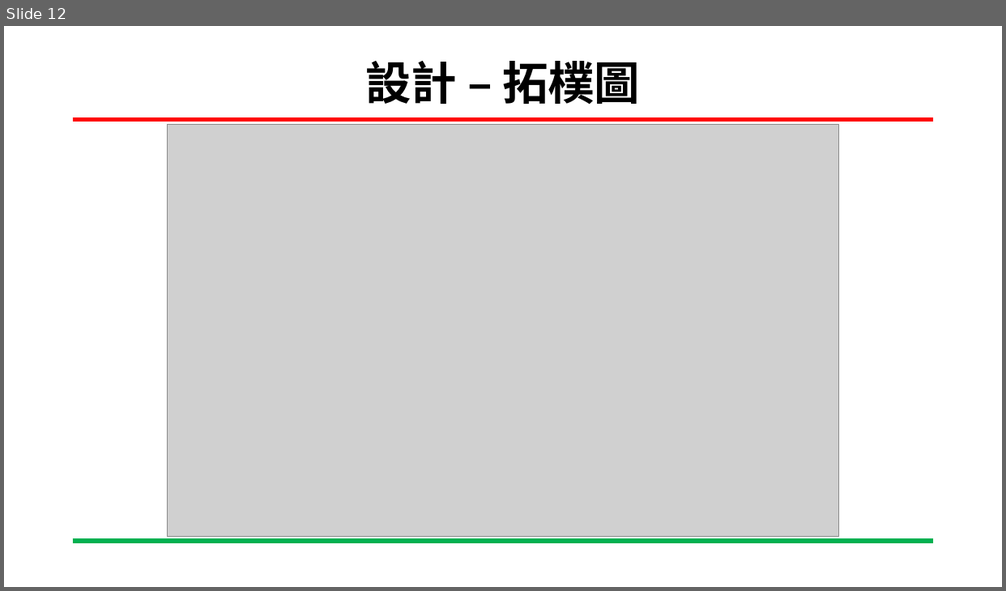
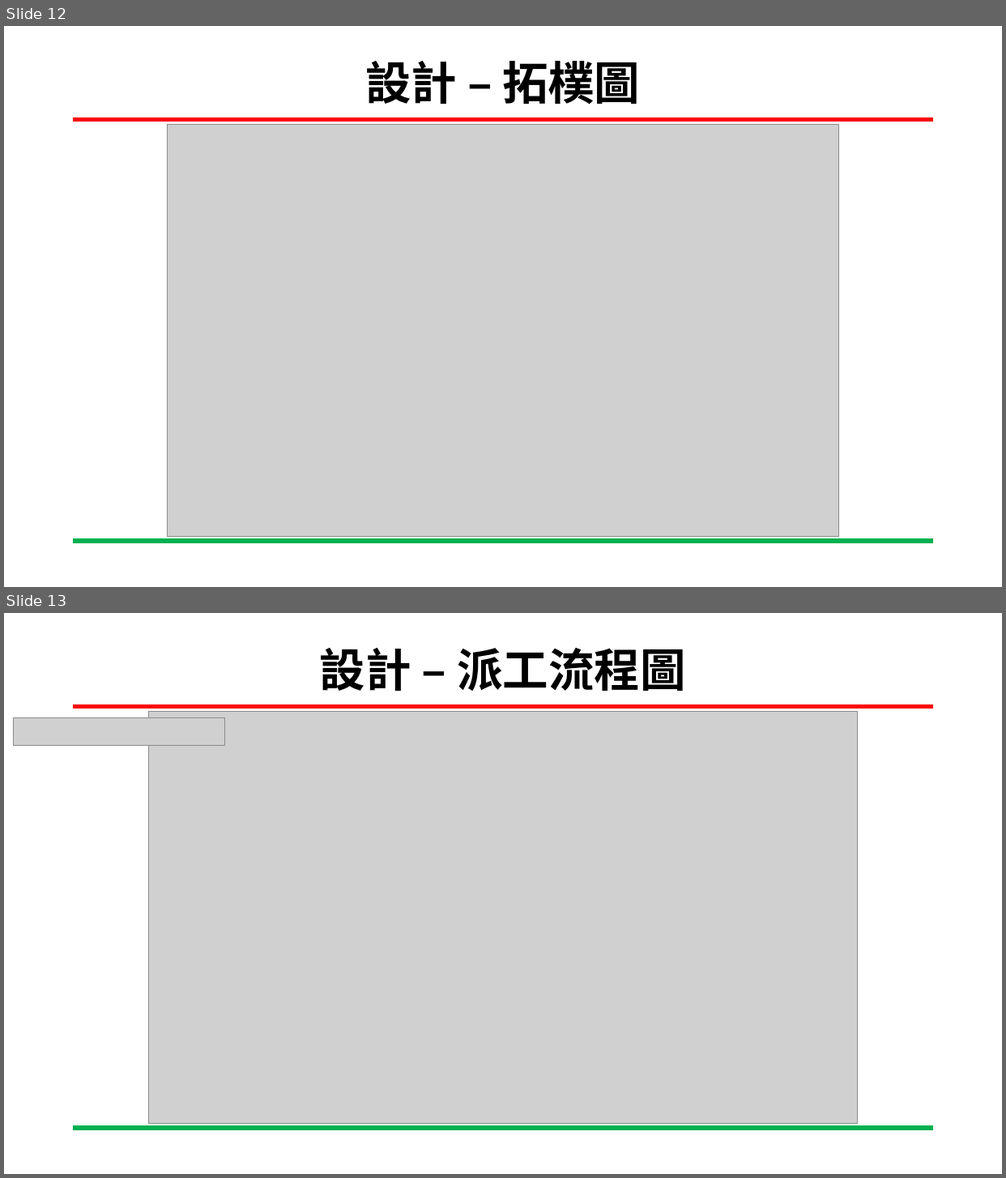
Before and after one commit to YUXING-LEE/image_process, a slide deck: final/基於分散式網路架構訓練階層式分類模型.pptx. Shown one above the other, each under a label of ours: slide 12 before the commit, slides 12 and 13 after it. The pictures are 1006x591 and 1006x1178 pixels, drawn with LibreOffice and Linux fonts; fonts in the diff are those of the drawing; grey boxes stand for pictures; background and template pictures are left out. Boxes give left, top, right and bottom in pixels: in the first picture for what was removed or moved away, otherwise in the second. Text is boxed around its words. In the diff, an @@ line names an element or a change of style, - is before the commit and + after.

```diff
--- a/final/基於分散式網路架構訓練階層式分類模型.pptx
+++ b/final/基於分散式網路架構訓練階層式分類模型.pptx
@@ slide 13 added at (x1=4, y1=613, x2=1002, y2=1174), background #FFFFFF; not listed: 2 template elements that a slide beside it also shows @@
@@ title added at (x1=320, y1=648, x2=685, y2=691), 44 pt, text #000000, bold @@
+設計 – 派工流程圖
@@ picture added at (x1=13, y1=717, x2=225, y2=746) @@
@@ picture added at (x1=148, y1=711, x2=859, y2=1123) @@
```
Also in this commit, not shown: 3 other slides added, 4 other files.
